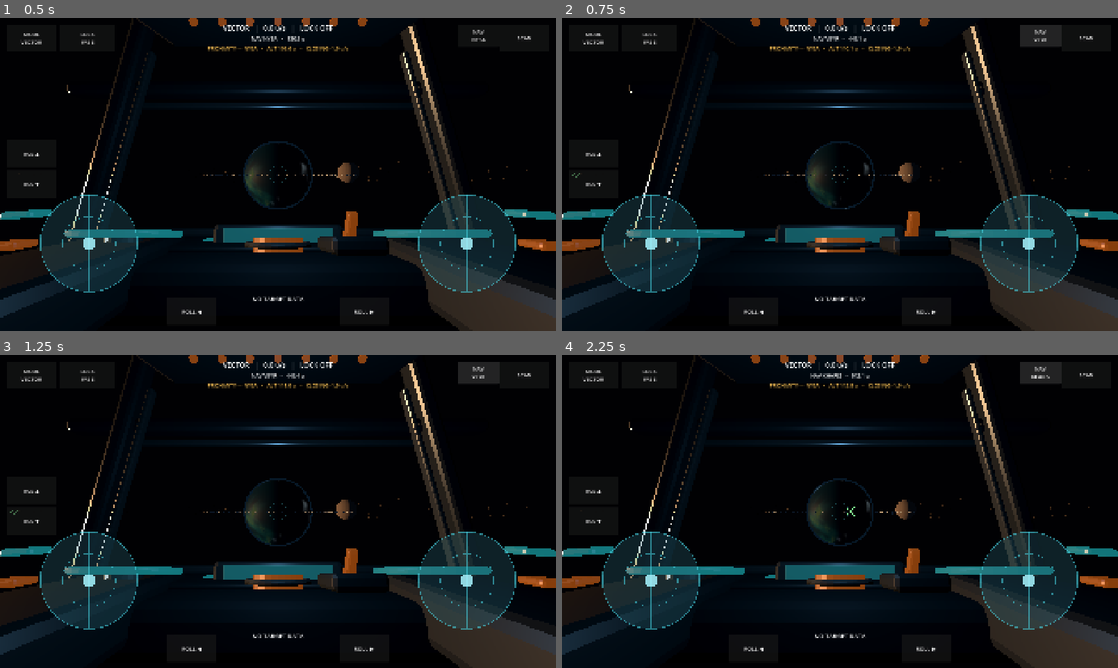
Above: before the commit, frames 1-4 (two rows, left to right).
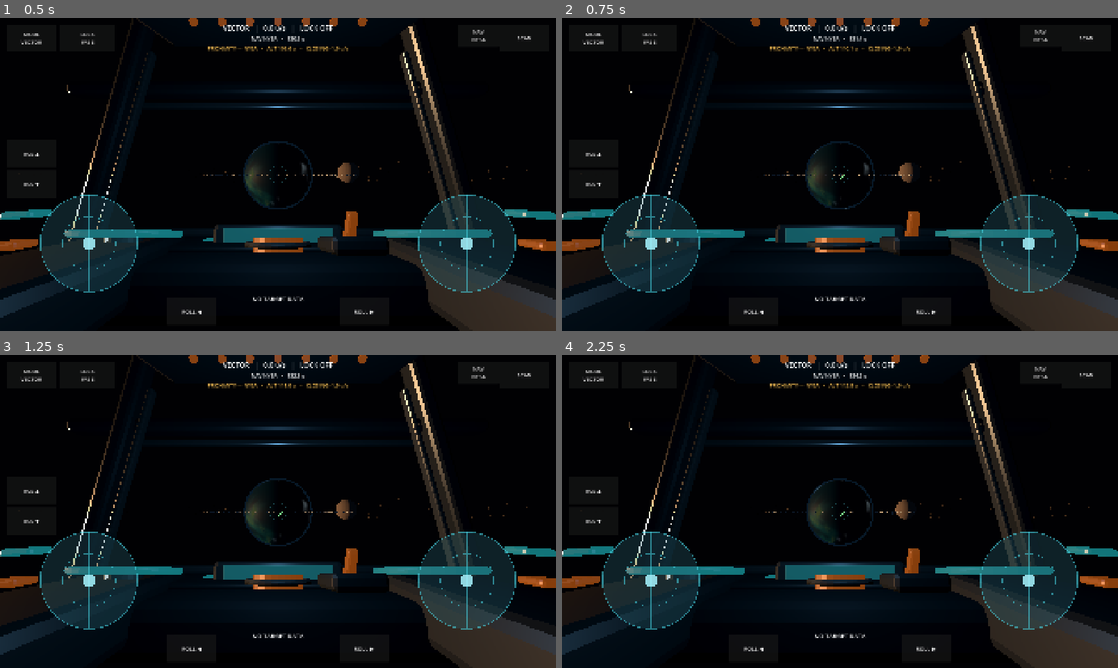
Above: after the commit, the same moments.

Repository: narmanb/science-playground
Game: Godot game, scene res://scenes/main.tscn
Same seed, same stepped clock (60 frames per second), same inputs: the game is played once before the commit and once after it.
Inputs:
- Up to frame 1 (0.5 s): no input
- Up to frame 2 (0.75 s): click "NAV NYSA" at 0.5 s
- Up to frame 3 (1.25 s): no input
- Up to frame 4 (2.25 s): click "NAV VEYR" (after the commit: "NAV NYSA") at 1.25 s; click "NAV ORUN" (after the commit: "NAV NYSA") at 2 s

Frame 1 is identical in both runs. In frame 2, 0.1% of the frame differs, in the area x 1-88%, y 5-52%; in frame 3, 0.1%; in frame 4, 0.2%, in the area x 44-88%, y 5-52%.
Error after the commit: Parse Error: Cannot infer the type of "tier_name" variable because the value doesn't have a set type. (res://scripts/science_log_hud.gd:125)

Commit message:
Wire persistent science catalog HUD

Diff:
--- a/scenes/main.tscn
+++ b/scenes/main.tscn
@@ -12,6 +12,7 @@
 [ext_resource type="Script" path="res://scripts/celestial_collision_controller.gd" id="10_collision"]
 [ext_resource type="Script" path="res://scripts/proximity_hud.gd" id="11_proximity"]
 [ext_resource type="Script" path="res://scripts/science_scan_profile.gd" id="12_scan_profile"]
+[ext_resource type="Script" path="res://scripts/science_log_hud.gd" id="13_science_log"]
 
 [sub_resource type="Environment" id="Environment_space"]
 background_mode = 1
@@ -120,3 +121,13 @@
 grow_vertical = 2
 script = ExtResource("3_hud")
 ship_path = NodePath("../../Ship")
+
+[node name="ScienceLogHUD" type="Control" parent="HUDLayer"]
+layout_mode = 3
+anchors_preset = 15
+anchor_right = 1.0
+anchor_bottom = 1.0
+grow_horizontal = 2
+grow_vertical = 2
+script = ExtResource("13_science_log")
+flight_hud_path = NodePath("../FlightHUD")
Not shown: 1 places in scenes/main.tscn that only renumber resources
